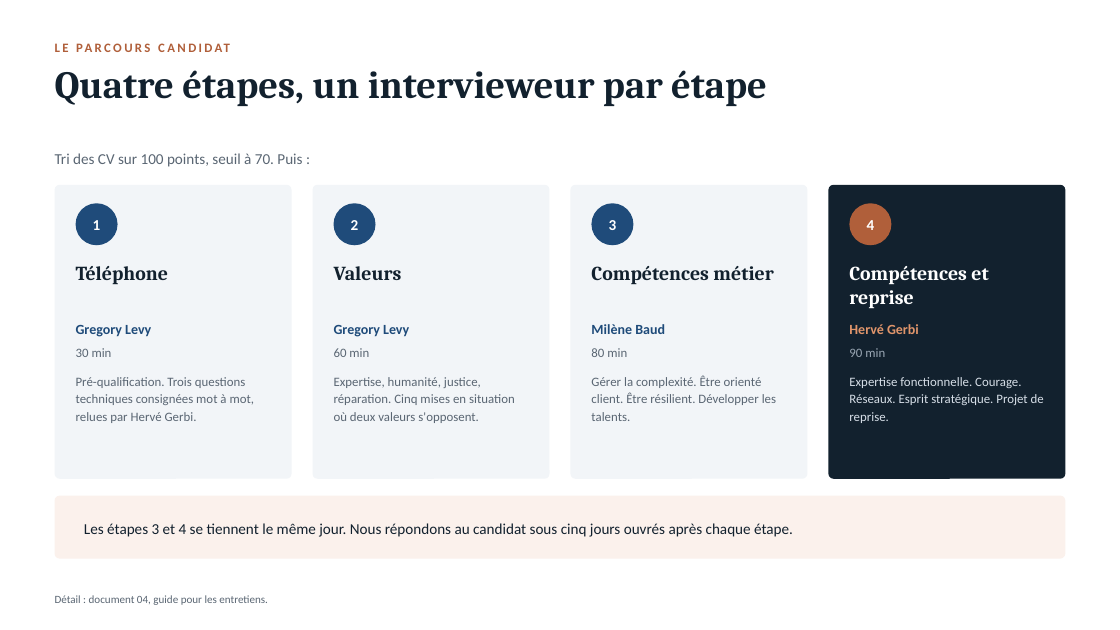
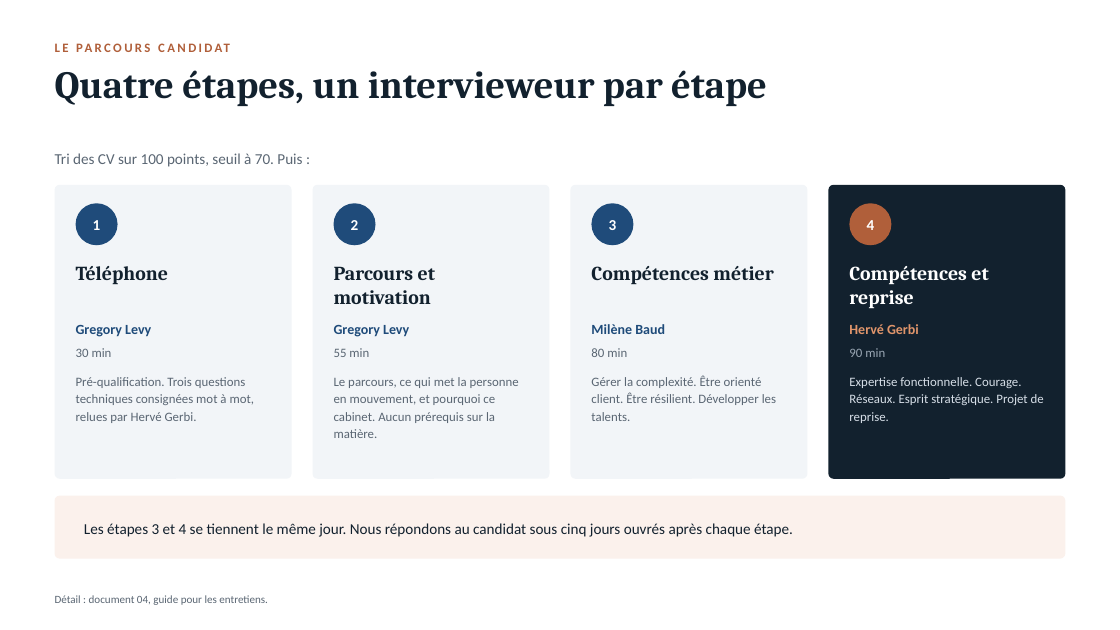
Before and after one commit to levygr/Recrutement, a slide deck: slide 10 of Plan-de-recrutement-presentation.pptx. Drawn at 1120x630 pixels with LibreOffice and Linux fonts; fonts in the diff are those of the drawing. Boxes give left, top, right and bottom in pixels: in the first picture for what was removed or moved away, otherwise in the second. Text is boxed around its words. In the diff, an @@ line names an element or a change of style, - is before the commit and + after.

```diff
--- a/Plan-de-recrutement-presentation.pptx
+++ b/Plan-de-recrutement-presentation.pptx
@@ text at [334, 266, 435, 304]: text changed @@
-Valeurs
+Parcours et motivation
@@ text at [334, 348, 369, 357]: text changed @@
-60 min
+55 min
@@ text at [334, 377, 519, 438]: text changed @@
-Expertise, humanité, justice, réparation. Cinq mises en situation où deux valeurs s'opposent.
+Le parcours, ce qui met la personne en mouvement, et pourquoi ce cabinet. Aucun prérequis sur la matière.
```
Also in this commit, not shown: 3 other slides changed, 9 other files.
